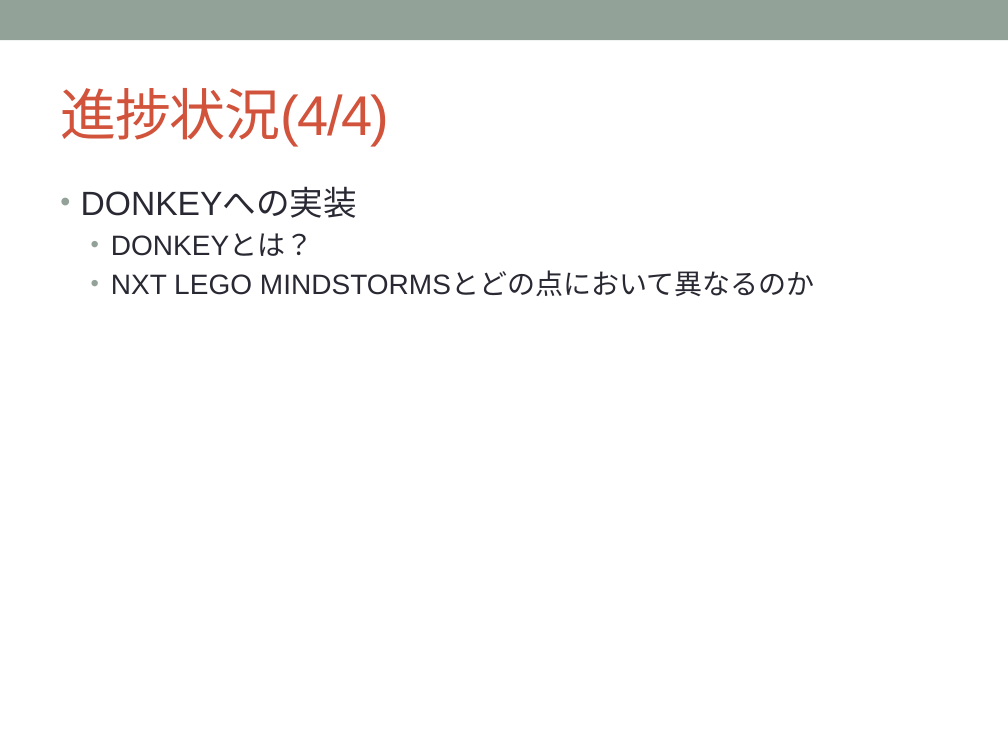
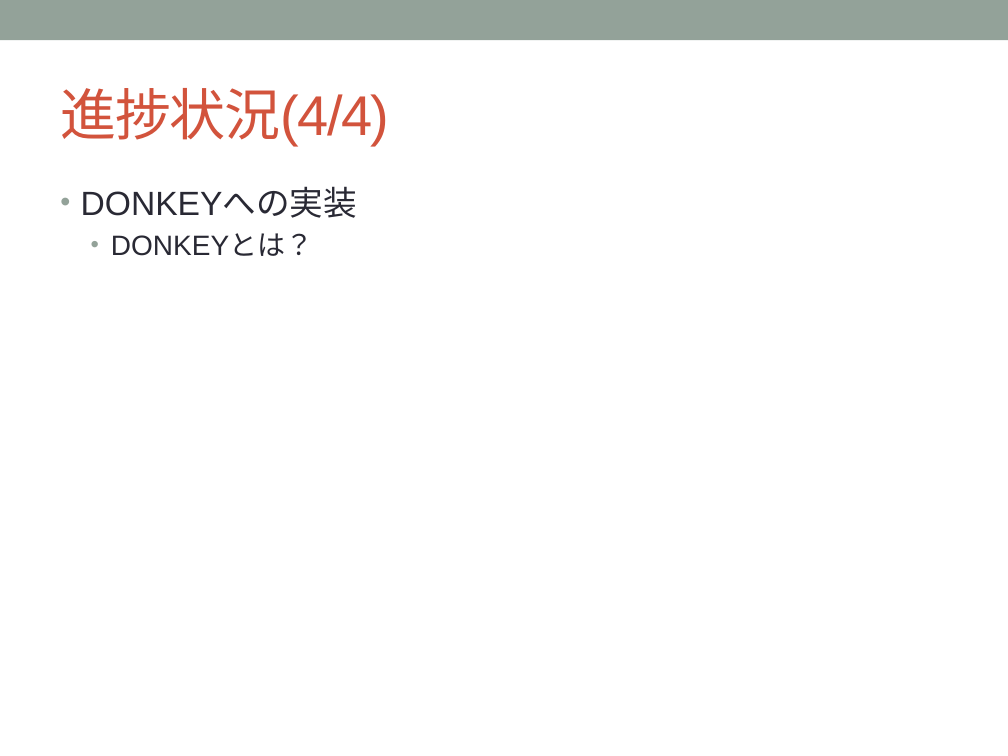
Before and after one commit to YutaNiimura/leJOS-OSEK, a slide deck: slide 19 of 中間発表関連/5I25新村祐太 中間発表スライドver0.5.pptx (slide 17 before the commit). Drawn at 1008x756 pixels with LibreOffice and Linux fonts; fonts in the diff are those of the drawing. Boxes give left, top, right and bottom in pixels: in the first picture for what was removed or moved away, otherwise in the second. Text is boxed around its words. In the diff, an @@ line names an element or a change of style, - is before the commit and + after.

```diff
--- a/中間発表関連/5I25新村祐太 中間発表スライドver0.5.pptx
+++ b/中間発表関連/5I25新村祐太 中間発表スライドver0.5.pptx
@@ text at <box>111,272,815,296</box>: paragraph removed @@
-  • NXT LEGO MINDSTORMSとどの点において異なるのか
```
Also in this commit, not shown: 9 other slides changed, 2 slides added, 11 other files.
